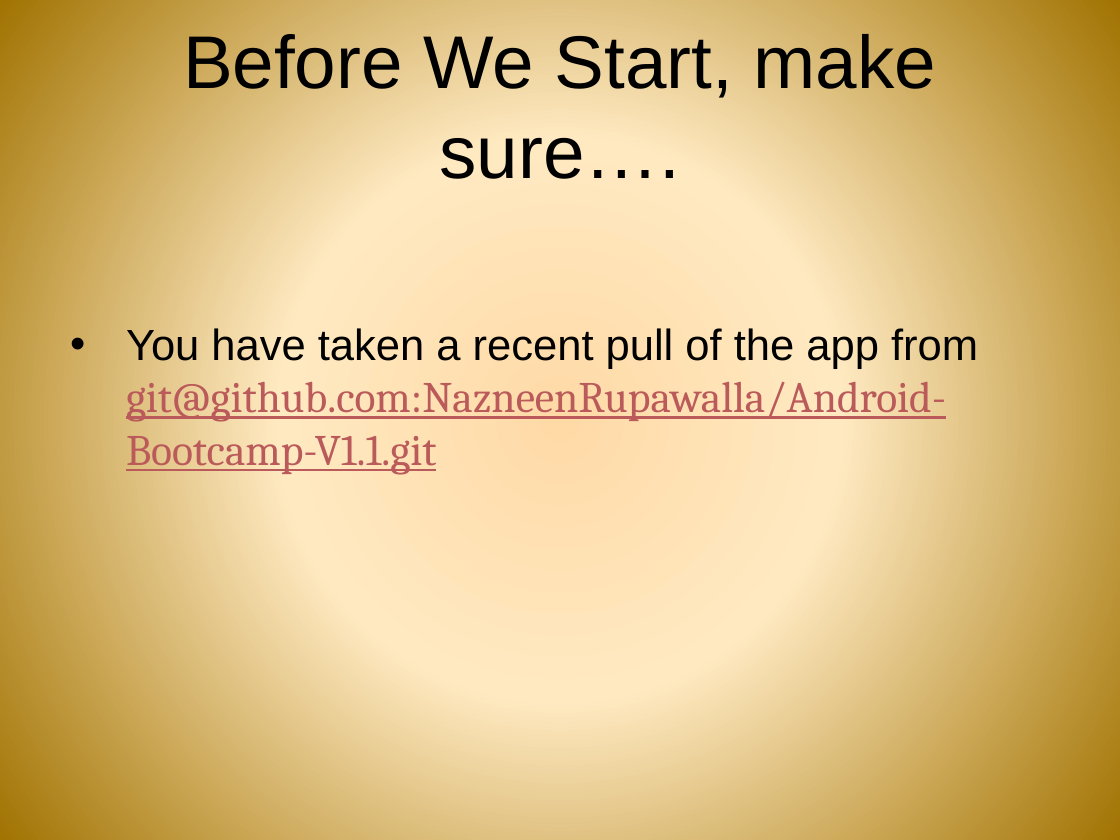
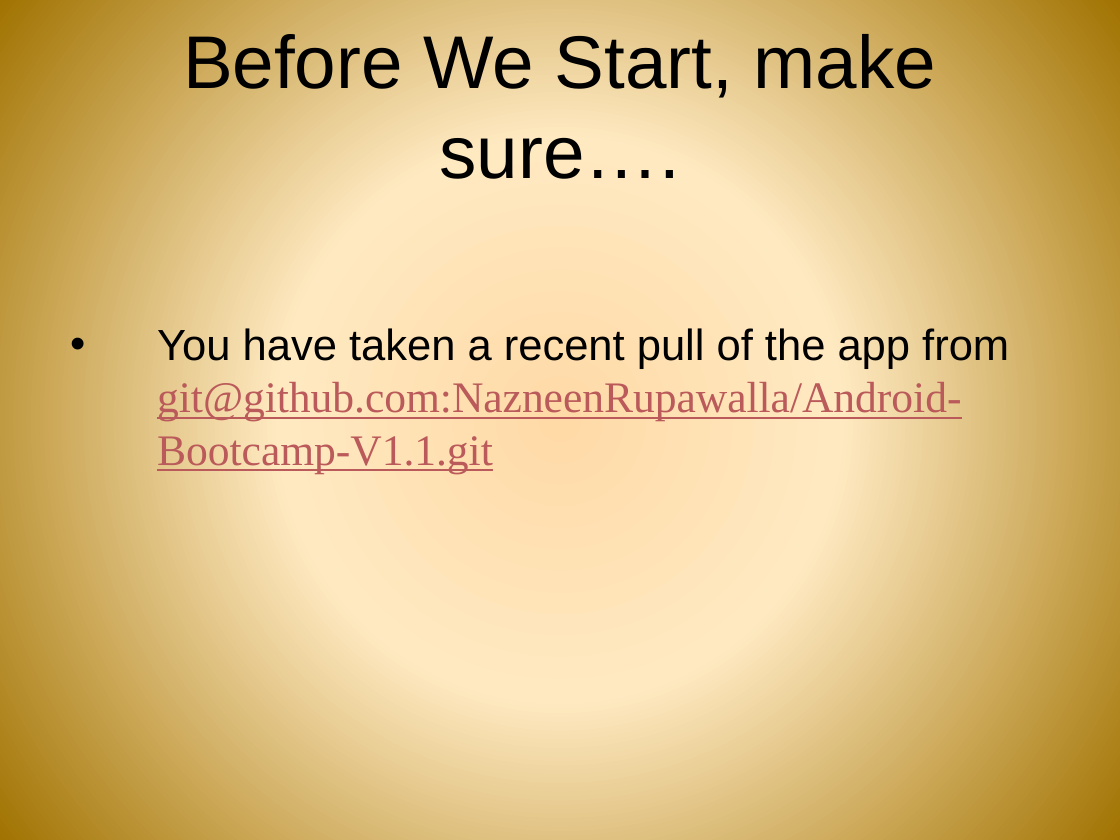
Before and after one commit to androidbootcamp/Course-Material, a slide deck: slide 1 of Day4/day_4.pptx. Drawn at 1120x840 pixels with LibreOffice and Linux fonts; fonts in the diff are those of the drawing; background and template pictures are left out. Boxes give left, top, right and bottom in pixels: in the first picture for what was removed or moved away, otherwise in the second. Text is boxed around its words. In the diff, an @@ line names an element or a change of style, - is before the commit and + after.

```diff
--- a/Day4/day_4.pptx
+++ b/Day4/day_4.pptx
@@ text "You have taken a recent ..." at (x1=157, y1=328, x2=1009, y2=473): font Cambria to Times New Roman in "git@github.com:NazneenRupawalla/Android-Bootcamp-V1.1.git"; indent changed @@
```
Also in this commit, not shown: 10 other slides changed.
